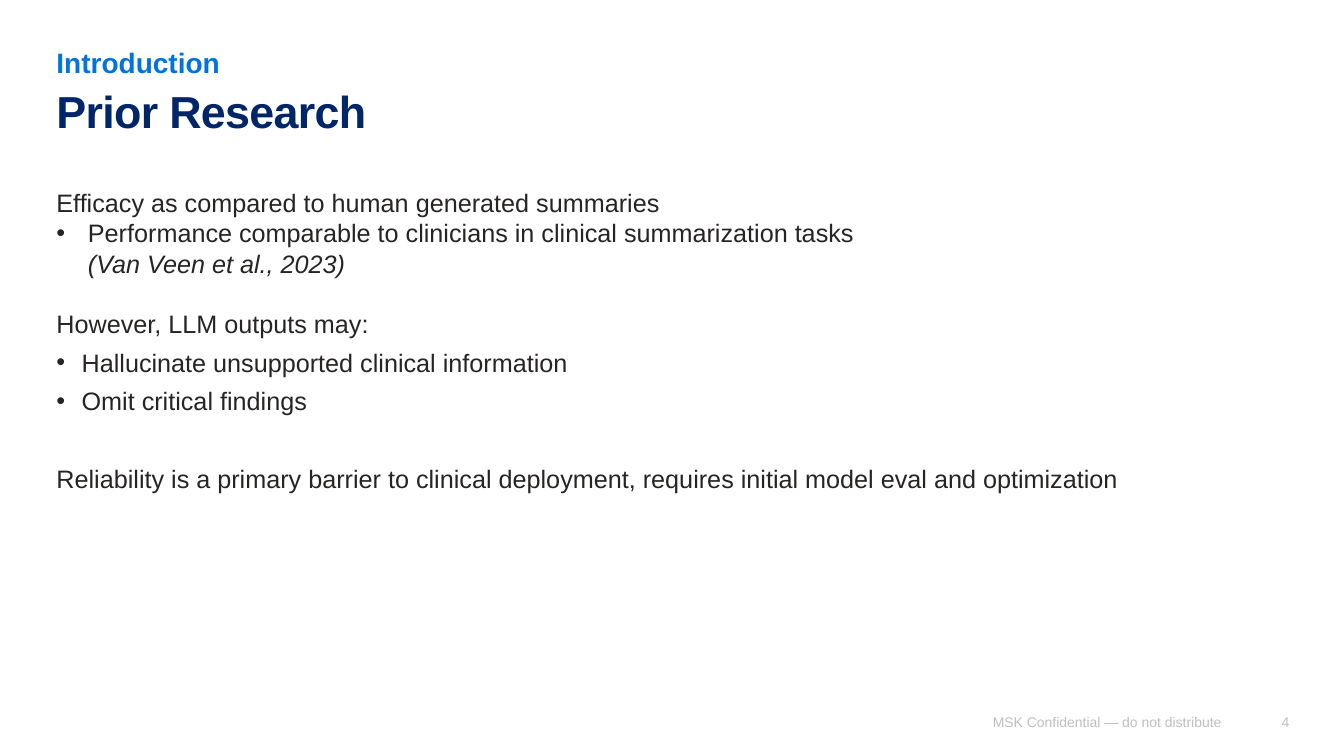
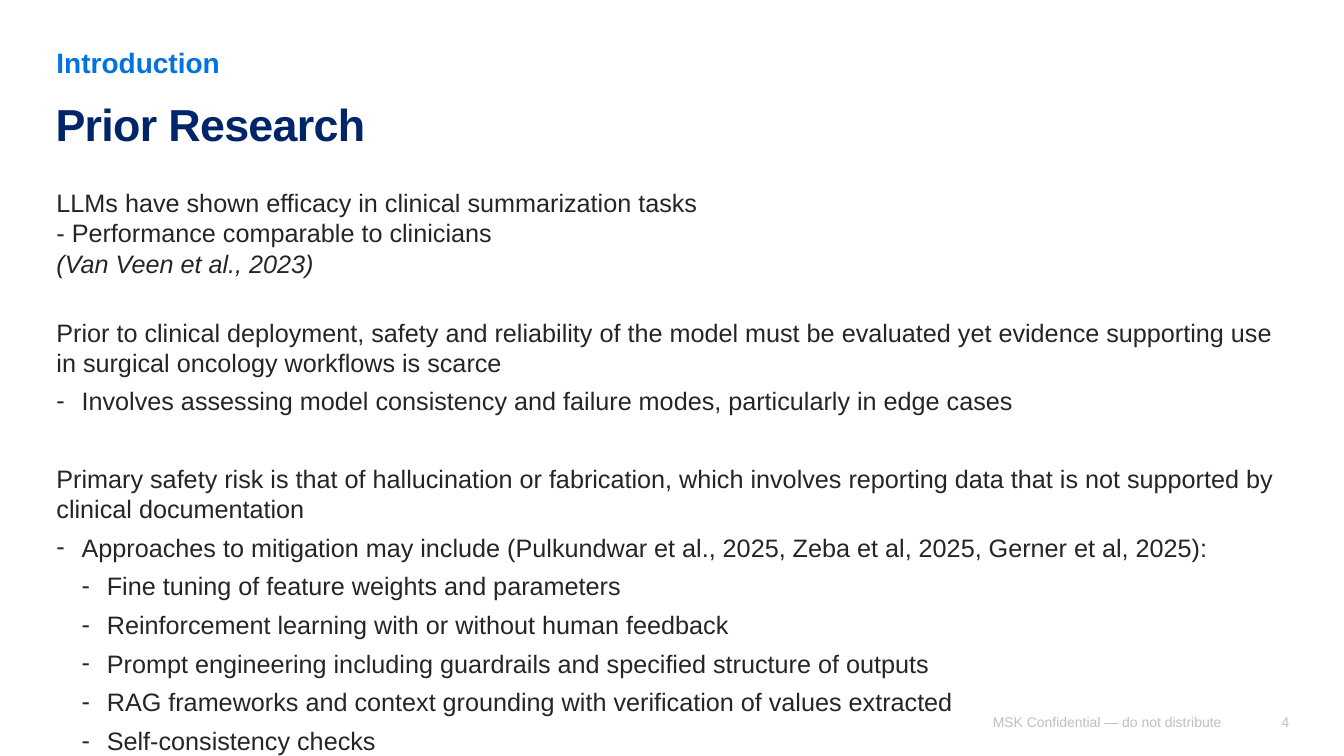
Before and after one commit to Robertjam954/llm_summarization_br_ca, a slide deck: slide 4 of conferences/cornell_spring_wip/llm_summary_validation_presentation.pptx. Drawn at 1344x756 pixels with LibreOffice and Linux fonts; fonts in the diff are those of the drawing. Boxes give left, top, right and bottom in pixels: in the first picture for what was removed or moved away, otherwise in the second. Text is boxed around its words. In the diff, an @@ line names an element or a change of style, - is before the commit and + after.

```diff
--- a/conferences/cornell_spring_wip/llm_summary_validation_presentation.pptx
+++ b/conferences/cornell_spring_wip/llm_summary_validation_presentation.pptx
@@ title "Prior Research" moved from (x1=56, y1=95, x2=366, y2=129) to (x1=56, y1=108, x2=365, y2=142) @@
@@ text at (x1=56, y1=193, x2=1273, y2=756): text changed @@
-Efficacy as compared to human generated summaries
-• Performance comparable to clinicians in clinical summarization tasks
-  (Van Veen et al., 2023)
-However, LLM outputs may:
-  • Hallucinate unsupported clinical information
-  • Omit critical findings
-  Reliability is a primary barrier to clinical deployment, requires initial model eval and optimization
+LLMs have shown efficacy in clinical summarization tasks
+- Performance comparable to clinicians
+(Van Veen et al., 2023)
+  Prior to clinical deployment, safety and reliability of the model must be evaluated yet evidence supporting use in surgical oncology workflows is scarce
+  – Involves assessing model consistency and failure modes, particularly in edge cases
+  Primary safety risk is that of hallucination or fabrication, which involves reporting data that is not supported by clinical documentation
+  – Approaches to mitigation may include (Pulkundwar et al., 2025, Zeba et al, 2025, Gerner et al, 2025):
+    – Fine tuning of feature weights and parameters
+    – Reinforcement learning with or without human feedback
+    – Prompt engineering including guardrails and specified structure of outputs
+    – RAG frameworks and context grounding with verification of values extracted
+    – Self-consistency checks
```
Also in this commit, not shown: 14 other slides changed, 2 slides added, 2 slides removed, 5 other files.
